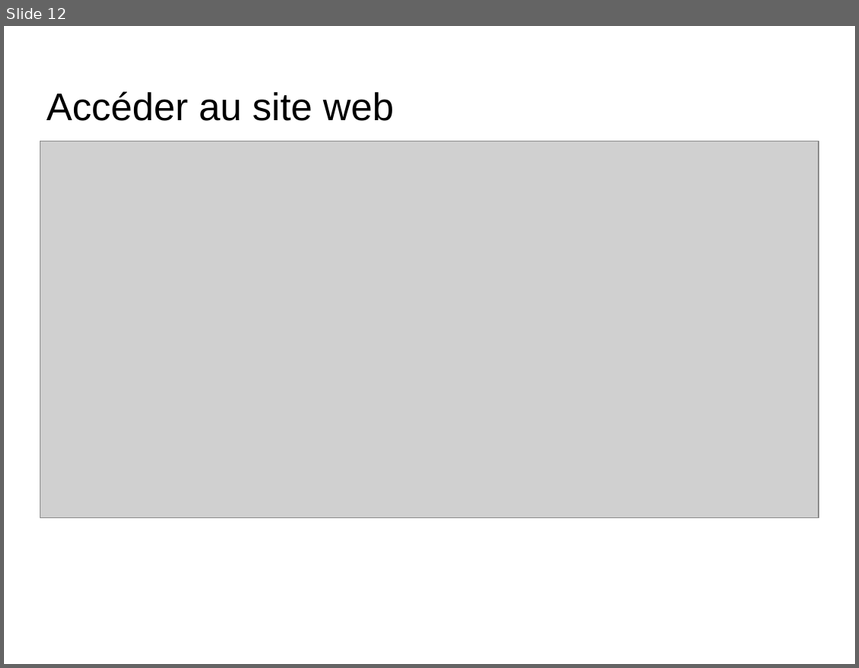
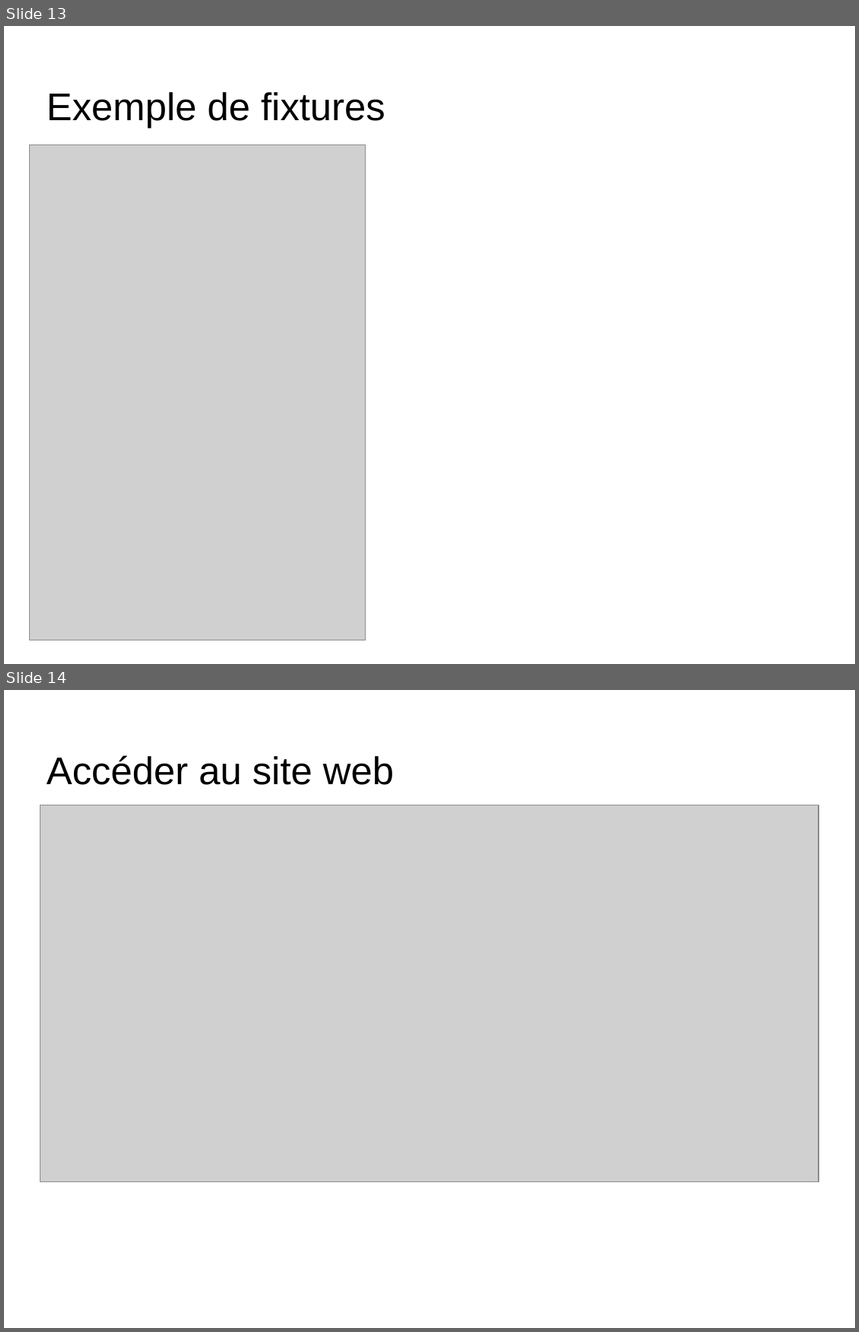
Before and after one commit to ClementM0512/Projet_Ortho, a slide deck: diapo karl Bourgault.odp. Shown one above the other, each under a label of ours: slide 12 before the commit, slides 13 and 14 after it. The pictures are 859x668 and 859x1332 pixels, drawn with LibreOffice and Linux fonts; fonts in the diff are those of the drawing; grey boxes stand for pictures; background and template pictures are left out. Boxes give left, top, right and bottom in pixels: in the first picture for what was removed or moved away, otherwise in the second. Text is boxed around its words. In the diff, an @@ line names an element or a change of style, - is before the commit and + after.

```diff
--- a/diapo karl Bourgault.odp
+++ b/diapo karl Bourgault.odp
@@ slide 13 added at (4,26,855,664), background picture (left out) @@
@@ title added at (47,92,386,128), 36 pt, text #000000 @@
+Exemple de fixtures
@@ picture added at (30,145,366,641) @@
@@ what was slide 12 is now slide 14 @@
```
Also in this commit, not shown: 5 slides changed, 1 other slide added.
